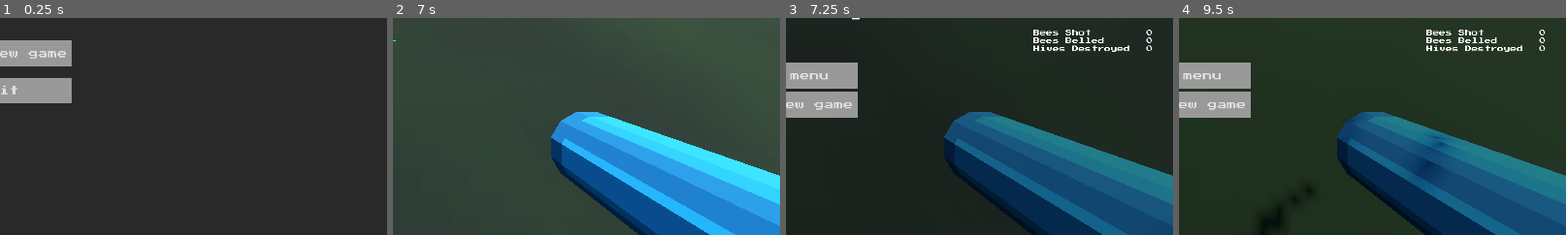
Above: before the commit, frames 1-4 (left to right).
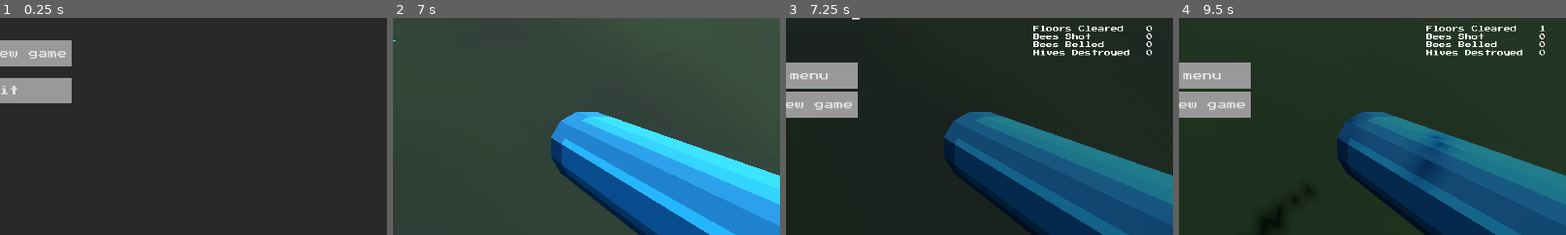
Above: after the commit, the same moments.

Repository: partkyle/bellhivers
Game: Godot game, scene res://scenes/main.tscn
Same seed, same stepped clock (60 frames per second), same inputs: the game is played once before the commit and once after it.
Inputs (mouse positions are % of the whole screen's width and height, from its top left):
- Up to frame 1 (0.25 s): no input
- Up to frame 2 (7 s): click "start new game" at 0.5 s; tap Enter at 1.25 s; move the mouse to (49, 52) at 1.27 s; press the mouse at (49, 52) at 1.28 s; hold W (move_up) 1.28-3.53 s; tap Space (jump) at 1.52, 2.27, 3.77, 4.52, 5.27, 6.77 s; move the mouse to (57, 51) at 2.02 s; release the mouse at (57, 51) at 2.03 s; tap G (grenade) every 1.5 s from 2.1 to 6.6 s; move the mouse to (42, 49) at 2.77 s; press the mouse at (42, 49) at 2.78 s; move the mouse to (51, 50) at 3.52 s; release the mouse at (51, 50) at 3.53 s; hold A (move_left) 3.53-4.28 s; move the mouse to (46, 48) at 4.27 s; press the mouse at (46, 48) at 4.28 s; hold W (move_up) 4.28-6.53 s; move the mouse to (55, 50) at 5.02 s; release the mouse at (55, 50) at 5.03 s; move the mouse to (45, 50) at 5.77 s; press the mouse at (45, 50) at 5.78 s; move the mouse to (52, 48) at 6.52 s; release the mouse at (52, 48) at 6.53 s; hold D (move_right) from 6.53 s (still down)
- Up to frame 3 (7.25 s): keep holding D (move_right)
- Up to frame 4 (9.5 s): release D (move_right) at 7.25 s; click "start new game" at 7.25 s; move the mouse to (49, 52) at 8.02 s; press the mouse at (49, 52) at 8.03 s; hold W (move_up) from 8.03 s (still down); tap Space (jump) at 8.27, 9.02 s; move the mouse to (57, 51) at 8.77 s; release the mouse at (57, 51) at 8.78 s; tap G (grenade) at 8.85 s
The pictures show only the part of the screen within x 50-100%, y 45-95%; the shares and areas given below are measured in that part.

Frames 1-2 are identical in both runs. In frame 3, 1.7% of the frame differs, in the area x 63-95%, y 3-18%; in frame 4, 1.7%.

Commit message:
add floors cleared

Diff:
--- a/singletons/stats.gd
+++ b/singletons/stats.gd
@@ -1,15 +1,20 @@
 extends Node
 
+var floors_cleared := 0
 var bees_shot := 0
 var bees_belled := 0
-
 var hives_destroyed := 0
 
 
 func _ready():
 	EventBus.game_started.connect(reset_stats)
+	EventBus.level_complete.connect(icnr_floors_cleared)
+
+func icnr_floors_cleared():
+	floors_cleared += 1
 
 func reset_stats():
+	floors_cleared = 0
 	bees_shot = 0
 	bees_belled = 0
 	hives_destroyed = 0
--- a/ui/stats_container.gd
+++ b/ui/stats_container.gd
@@ -1,10 +1,12 @@
 extends VBoxContainer
 
+@onready var floors_cleared = $FloorsCleared/Value
 @onready var bees_shot = $BeesShot/Value
 @onready var bees_belled = $BeesBelled/Value
 @onready var hives_destroyed = $HivesDestroyed/Value
 
 func update_stats():
+	floors_cleared.text = '%d' % Stats.floors_cleared
 	bees_shot.text = '%d' % Stats.bees_shot
 	bees_belled.text = '%d' % Stats.bees_belled
 	hives_destroyed.text = '%d' % Stats.hives_destroyed
--- a/ui/stats_container.tscn
+++ b/ui/stats_container.tscn
@@ -16,10 +16,26 @@
 grow_vertical = 2
 script = ExtResource("1_lx3if")
 
+[node name="FloorsCleared" type="HBoxContainer" parent="."]
+layout_mode = 2
+
+[node name="Name" type="Label" parent="FloorsCleared"]
+layout_mode = 2
+size_flags_horizontal = 8
+text = "Floors Cleared"
+
+[node name="Control" type="Control" parent="FloorsCleared"]
+layout_mode = 2
+size_flags_horizontal = 3
+
+[node name="Value" type="Label" parent="FloorsCleared"]
+layout_mode = 2
+text = "100"
+
 [node name="BeesShot" type="HBoxContainer" parent="."]
 layout_mode = 2
 
-[node name="name" type="Label" parent="BeesShot"]
+[node name="Name" type="Label" parent="BeesShot"]
 layout_mode = 2
 size_flags_horizontal = 8
 text = "Bees Shot"
